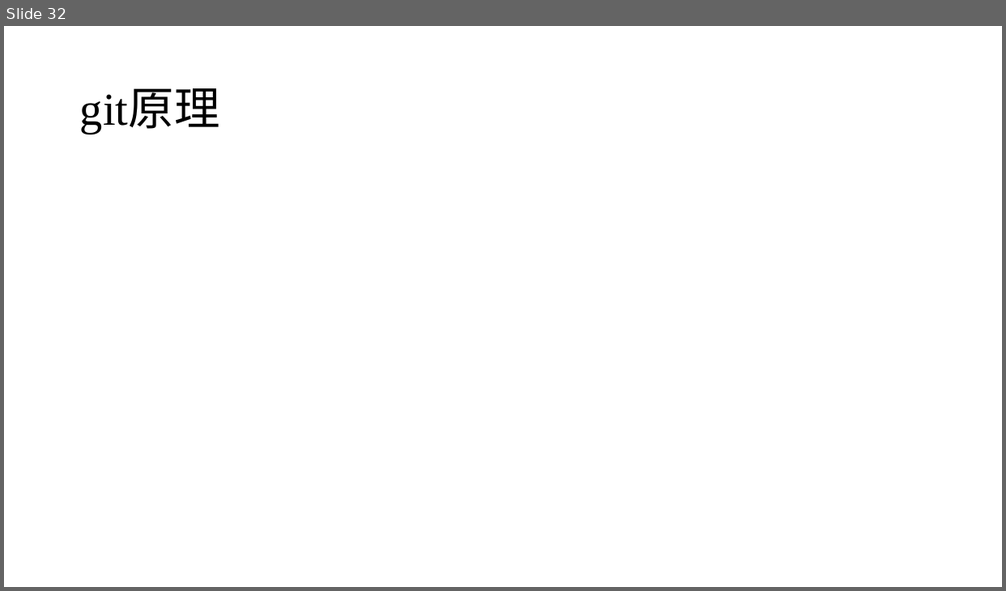
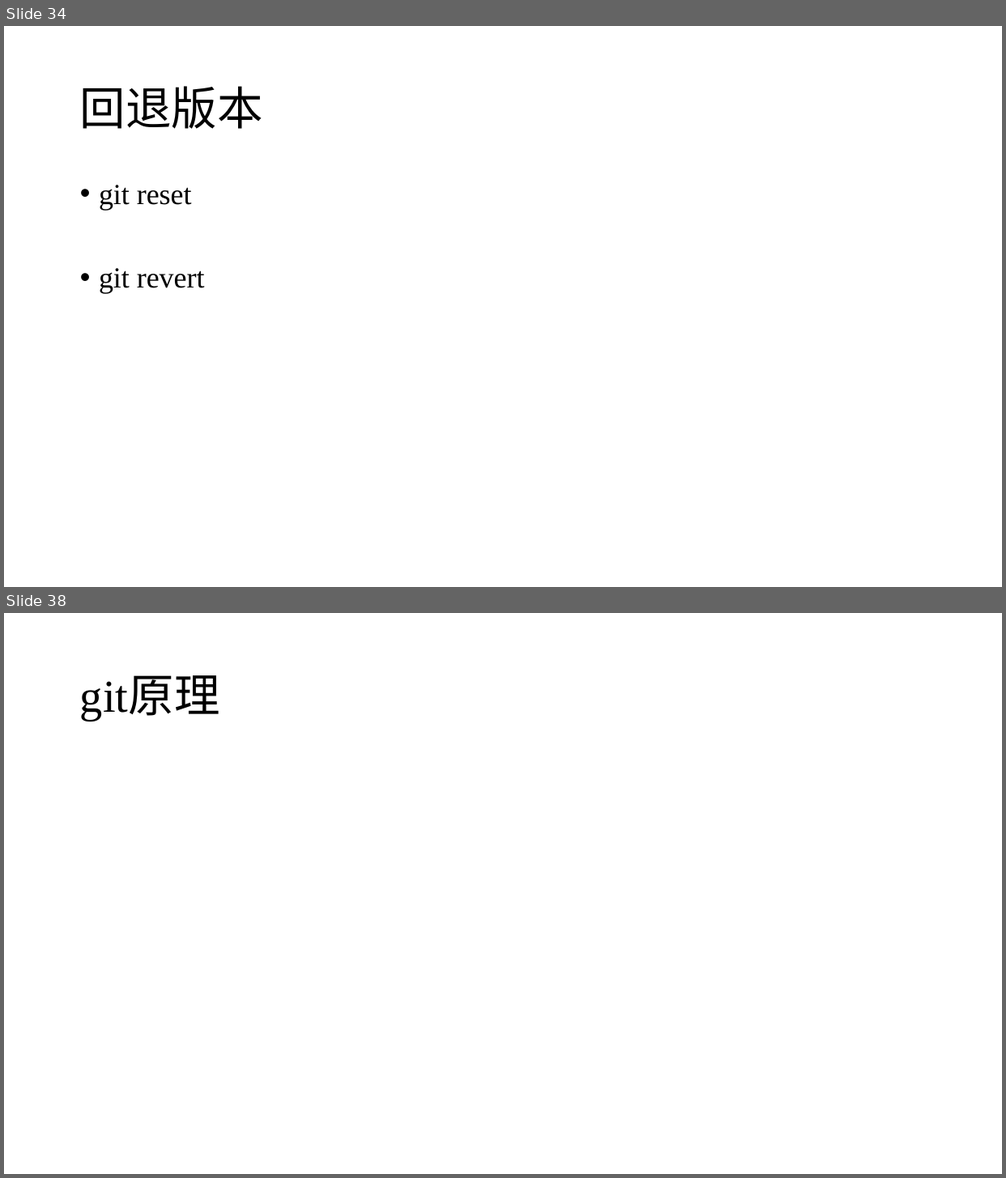
Before and after one commit to seahurt/lecture, a slide deck: using_git.pptx. Shown one above the other, each under a label of ours: slide 32 before the commit, slides 34 and 38 after it; the slides between them are not shown. The pictures are 1006x591 and 1006x1178 pixels, drawn with LibreOffice and Linux fonts; fonts in the diff are those of the drawing. Boxes give left, top, right and bottom in pixels: in the first picture for what was removed or moved away, otherwise in the second. Text is boxed around its words. In the diff, an @@ line names an element or a change of style, - is before the commit and + after.

```diff
--- a/using_git.pptx
+++ b/using_git.pptx
@@ slide 34 added at [4,26,1002,587], background #FFFFFF @@
@@ title added at [80,86,263,129], 44 pt, text #000000 @@
+回退版本
@@ text added at [99,185,205,293], 28 pt, text #000000 @@
+• git reset
+• git revert
@@ what was slide 32 is now slide 38 @@
```
Also in this commit, not shown: 5 slides changed, 14 other slides added, 9 slides removed.
